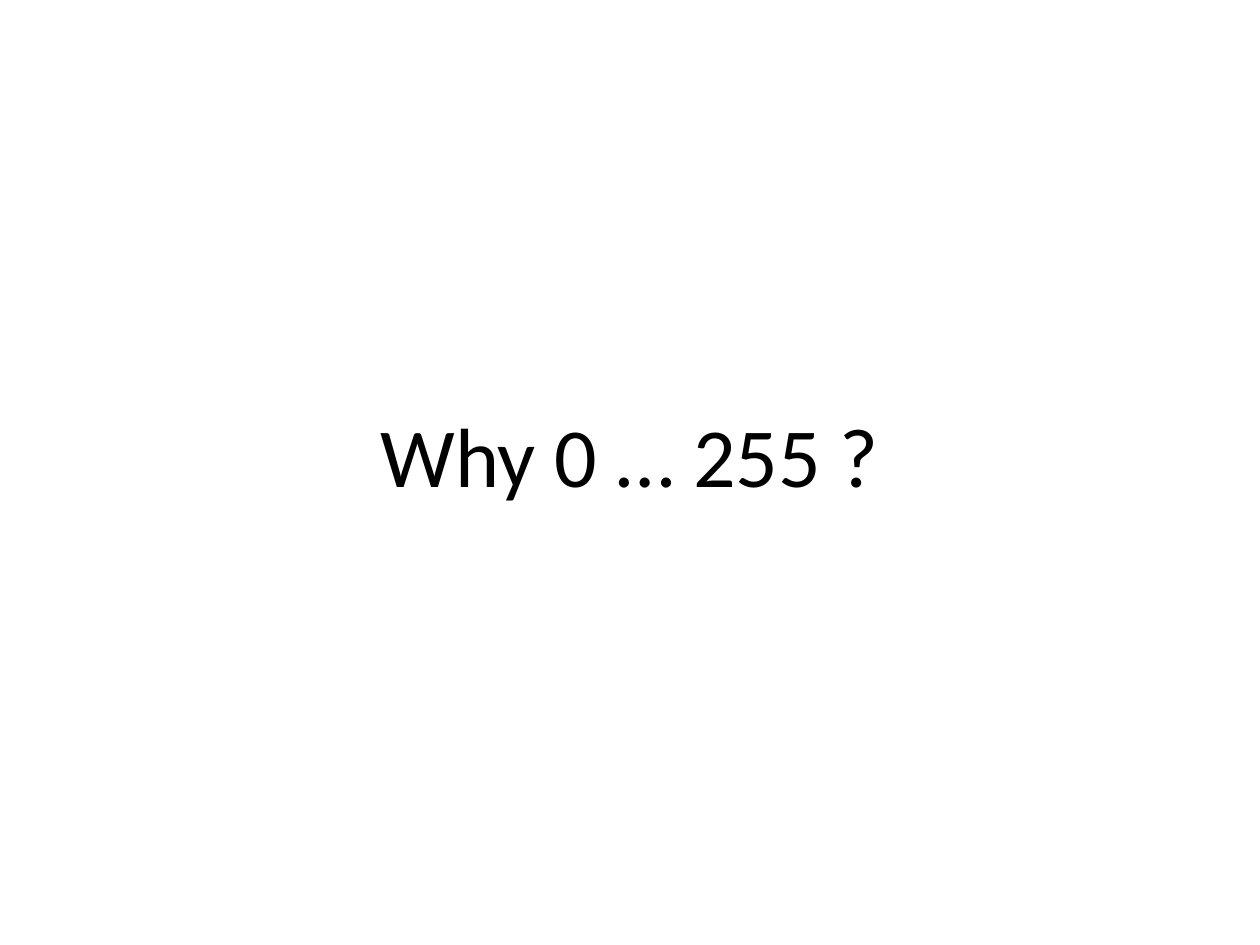
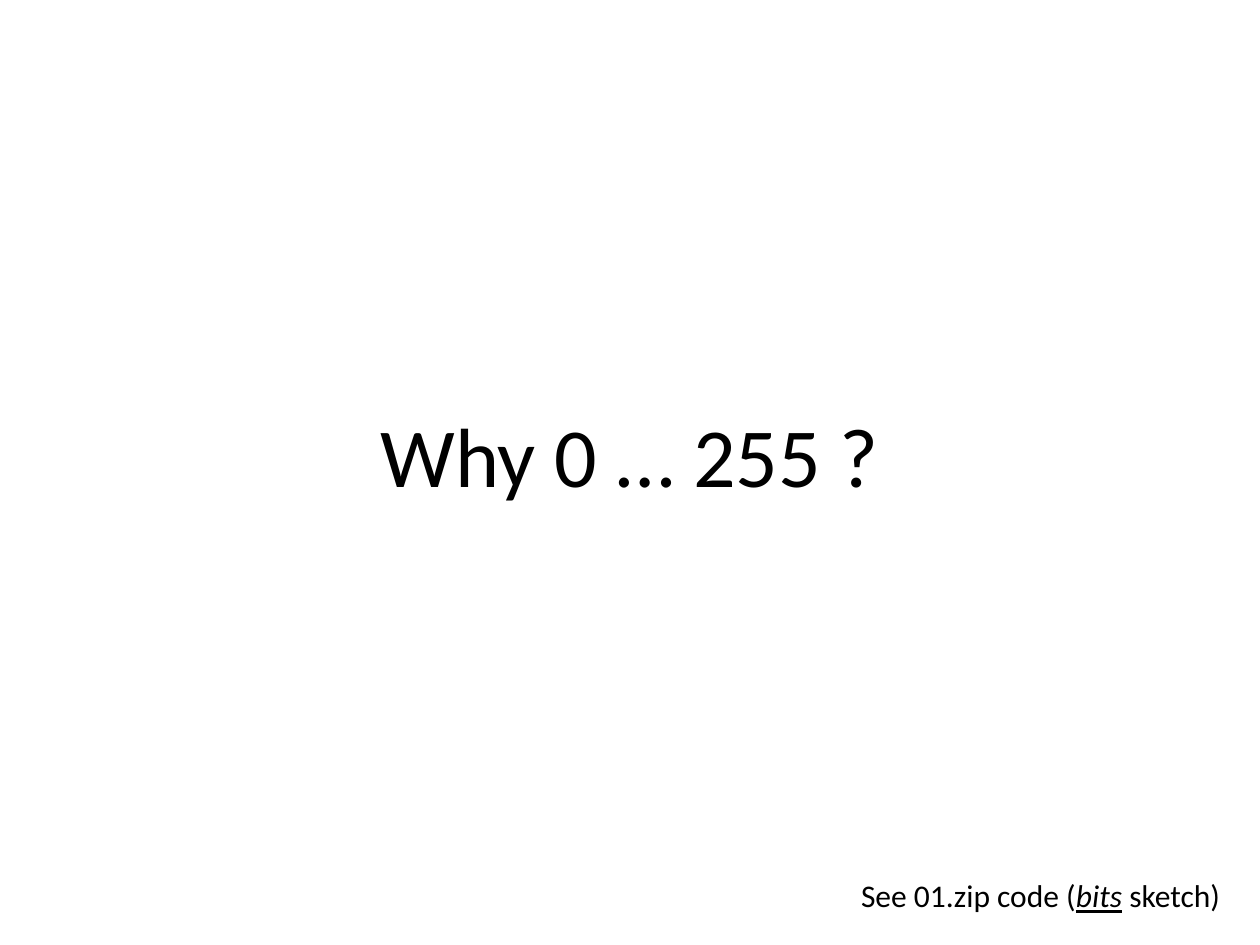
Before and after one commit to nadeemabdulhamid/csc103-fall2013, a slide deck: slide 17 of slides/week02.pptx (slide 16 before the commit). Drawn at 1260x945 pixels with LibreOffice and Linux fonts; fonts in the diff are those of the drawing. Boxes give left, top, right and bottom in pixels: in the first picture for what was removed or moved away, otherwise in the second. Text is boxed around its words. In the diff, an @@ line names an element or a change of style, - is before the commit and + after.

```diff
--- a/slides/week02.pptx
+++ b/slides/week02.pptx
@@ text added at <box>861,884,1220,913</box>, 18 pt, text #000000 @@
+See 01.zip code (bits sketch)
```
Also in this commit, not shown: 3 slides added, 1 slide removed, 1 other file.
